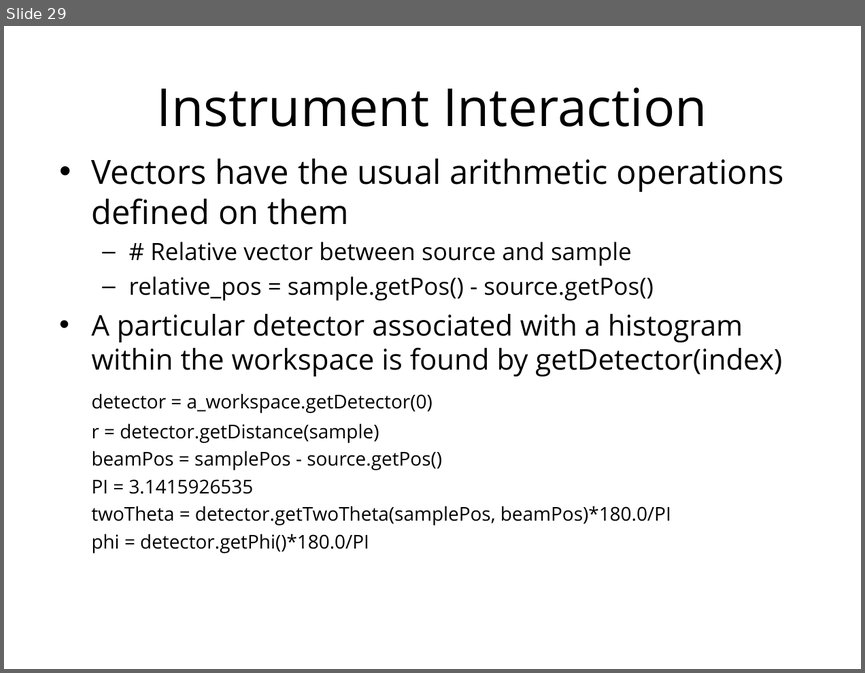
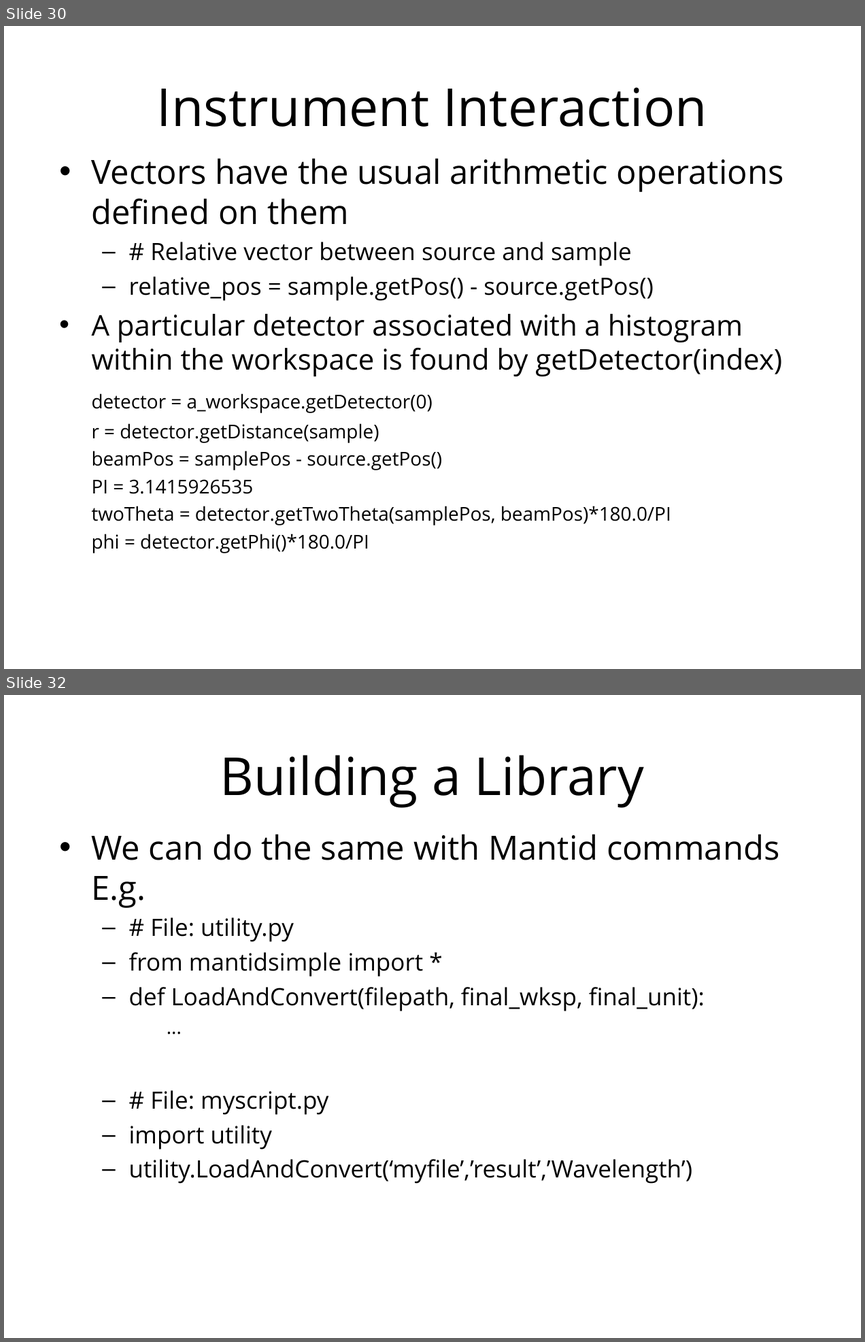
Before and after one commit to mantidproject/documents, a slide deck: Presentations/Python training course/Python in Mantid.ppt. Shown one above the other, each under a label of ours: slide 29 before the commit, slides 30 and 32 after it; the slides between them are not shown. The pictures are 865x673 and 865x1342 pixels, drawn with LibreOffice and Linux fonts; fonts in the diff are those of the drawing; background and template pictures are left out. Boxes give left, top, right and bottom in pixels: in the first picture for what was removed or moved away, otherwise in the second. Text is boxed around its words. In the diff, an @@ line names an element or a change of style, - is before the commit and + after.

```diff
--- a/Presentations/Python training course/Python in Mantid.ppt
+++ b/Presentations/Python training course/Python in Mantid.ppt
@@ slide 32 added at bbox=[4, 695, 861, 1338], background #FFFFFF @@
@@ title added at bbox=[220, 755, 644, 808], 44 pt, text #000000 @@
+Building a Library
@@ text added at bbox=[92, 834, 779, 1183], 20 pt, text #000000 @@
+• We can do the same with Mantid commands E.g.
+  – # File: utility.py
+  – from mantidsimple import *
+  – def LoadAndConvert(filepath, final_wksp, final_unit):
+    ...
+  – # File: myscript.py
+  – import utility
+  – utility.LoadAndConvert(‘myfile’,’result’,’Wavelength’)
@@ what was slide 29 is now slide 30 @@
```
Also in this commit, not shown: 6 other slides added, 2 slides removed.
